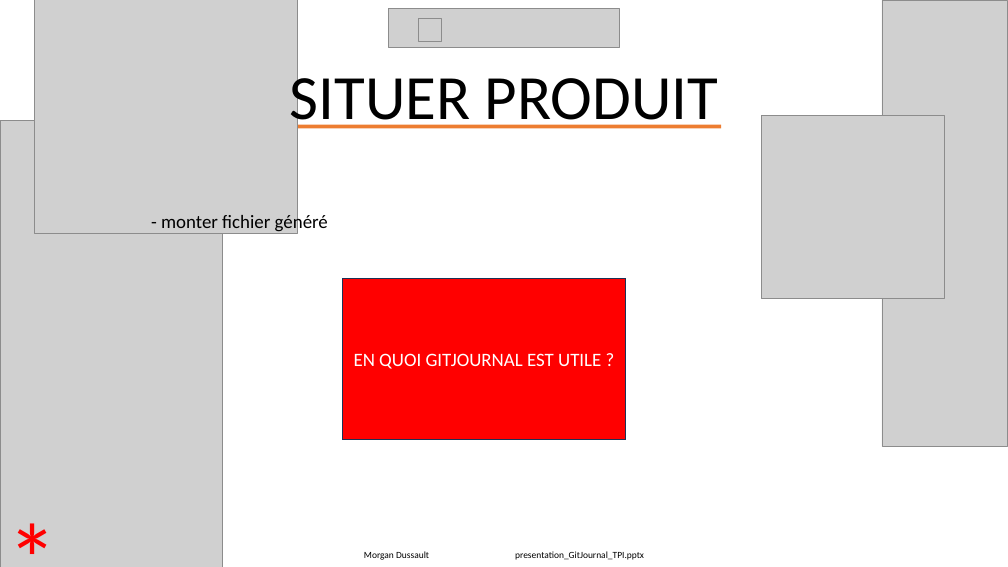
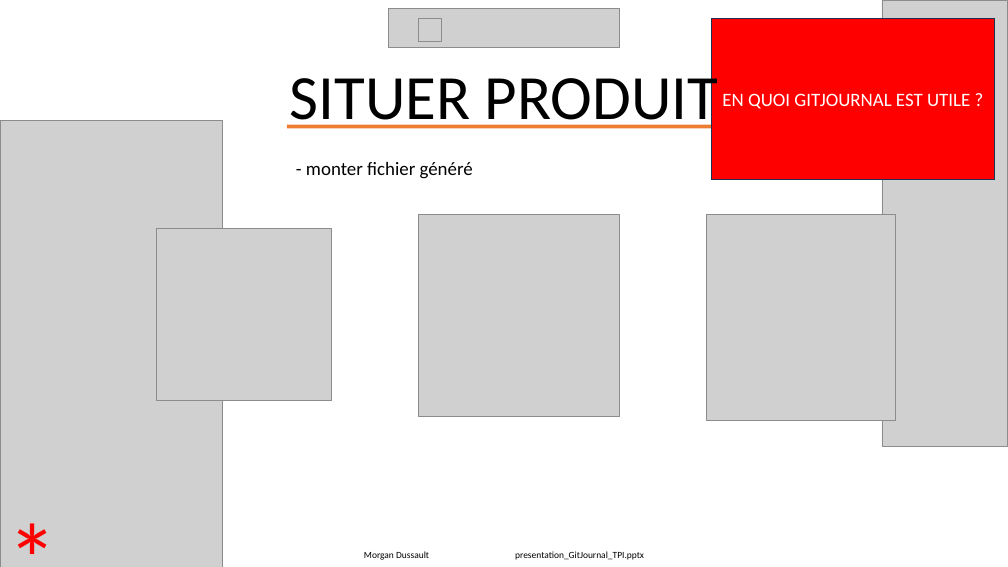
Before and after one commit to Morgan-DD/GitJournal, a slide deck: slide 7 of presentation/presentation_GitJournal_TPI.pptx. Drawn at 1008x567 pixels with LibreOffice and Linux fonts; fonts in the diff are those of the drawing; grey boxes stand for pictures. Boxes give left, top, right and bottom in pixels: in the first picture for what was removed or moved away, otherwise in the second. Text is boxed around its words. In the diff, an @@ line names an element or a change of style, - is before the commit and + after.

```diff
--- a/presentation/presentation_GitJournal_TPI.pptx
+++ b/presentation/presentation_GitJournal_TPI.pptx
@@ picture removed at box(35, 0, 297, 234) @@
@@ rectangle "EN QUOI GITJOURNAL EST UTILE ...": place and size @@
-rectangle "EN QUOI GITJOURNAL EST UTILE ..." at box(343, 278, 625, 439)
+rectangle "EN QUOI GITJOURNAL EST UTILE ..." at box(712, 18, 994, 179)
@@ picture removed at box(761, 116, 944, 299) @@
@@ text "- monter fichier généré" rewrapped from box(161, 212, 328, 233) to box(306, 162, 473, 179) @@
@@ picture added at box(157, 228, 332, 400) @@
@@ picture added at box(418, 215, 620, 417) @@
@@ picture added at box(707, 215, 895, 420) @@
```
Also in this commit, not shown: 9 other slides changed, 8 other files.
